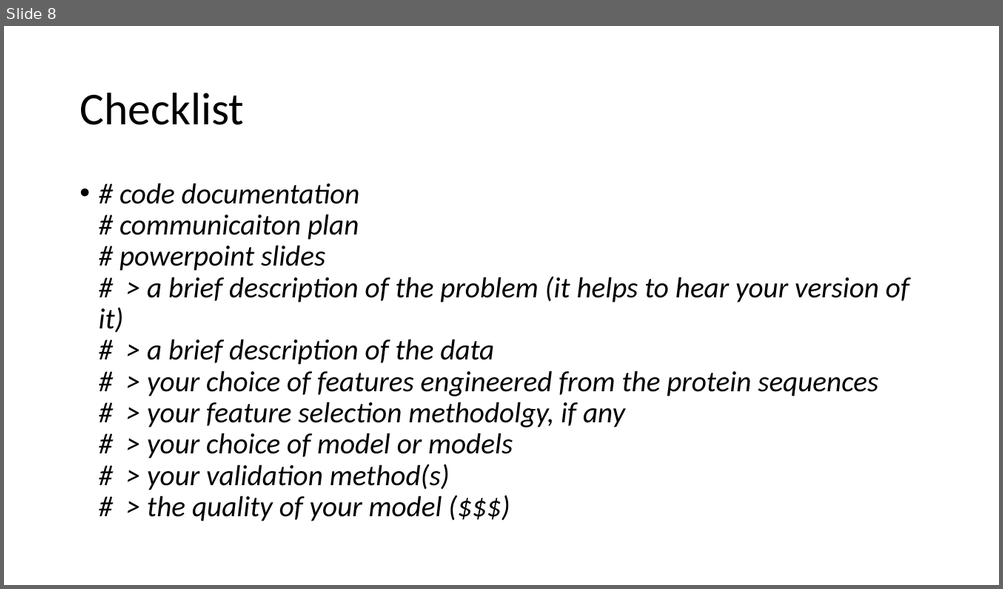
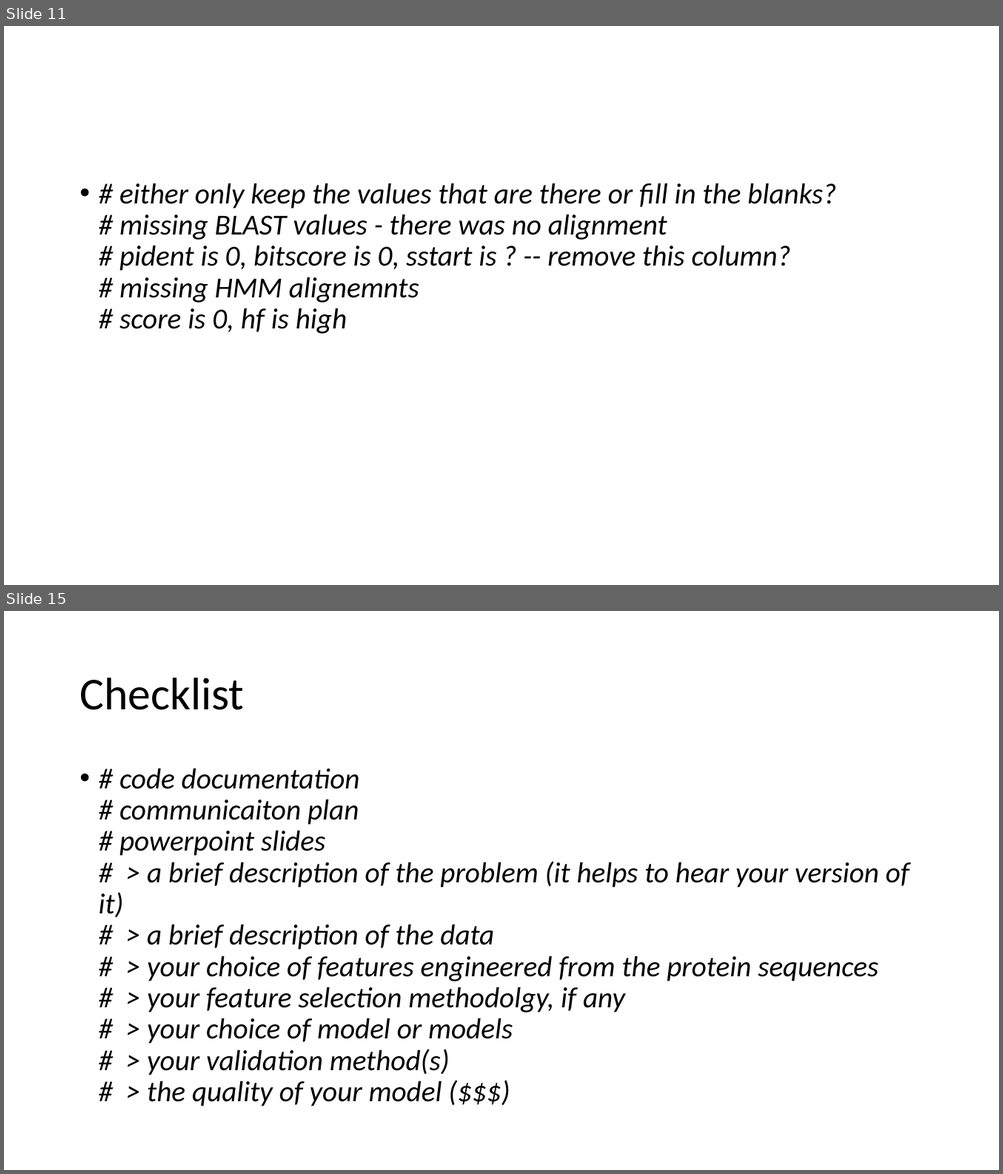
Before and after one commit to JoannaDrx/protein-classification, a slide deck: drugpro-jd.pptx. Shown one above the other, each under a label of ours: slide 8 before the commit, slides 11 and 15 after it; the slides between them are not shown. The pictures are 1003x589 and 1003x1174 pixels, drawn with LibreOffice and Linux fonts; fonts in the diff are those of the drawing. Boxes give left, top, right and bottom in pixels: in the first picture for what was removed or moved away, otherwise in the second. Text is boxed around its words. In the diff, an @@ line names an element or a change of style, - is before the commit and + after.

```diff
--- a/drugpro-jd.pptx
+++ b/drugpro-jd.pptx
@@ slide 11 added at <box>4,26,999,585</box>, background #FFFFFF @@
@@ text added at <box>119,183,836,334</box>, 28 pt, text #000000, italic @@
+• # either only keep the values that are there or fill in the blanks?
+  # missing BLAST values - there was no alignment
+  # pident is 0, bitscore is 0, sstart is ? -- remove this column?
+  # missing HMM alignemnts
+  # score is 0, hf is high
@@ what was slide 8 is now slide 15 @@
```
Also in this commit, not shown: 6 other slides added.
